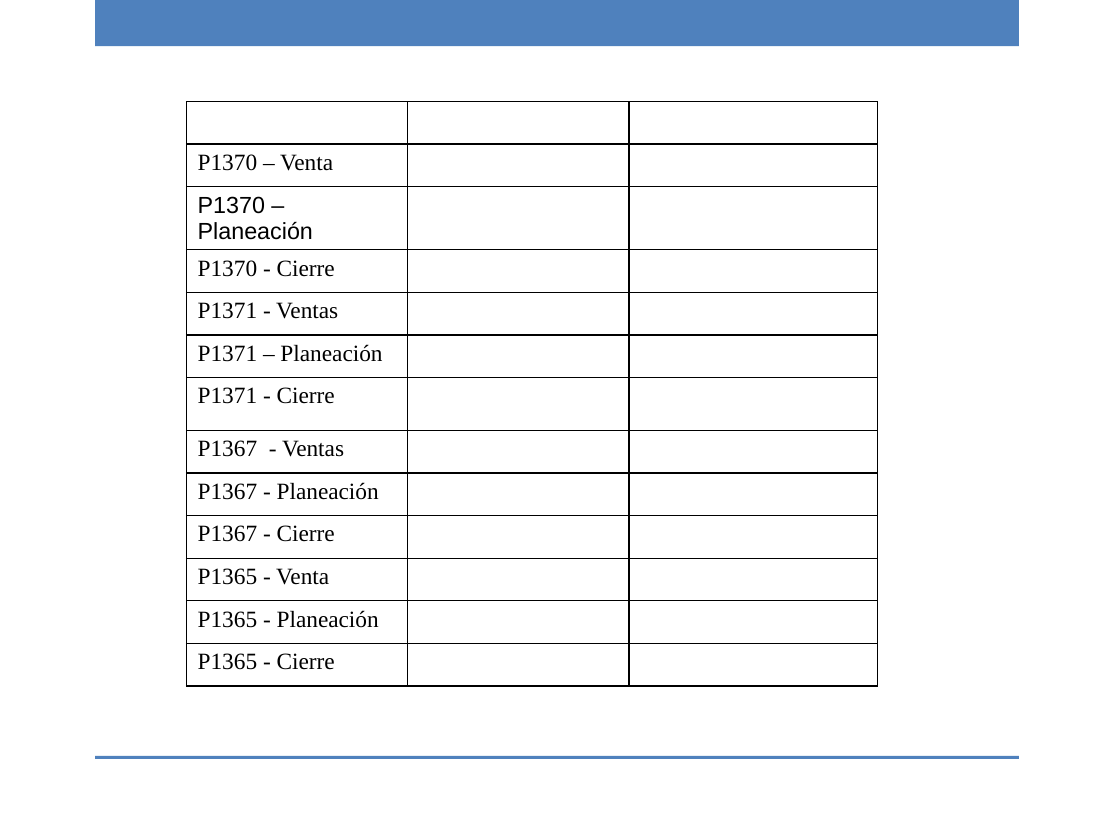
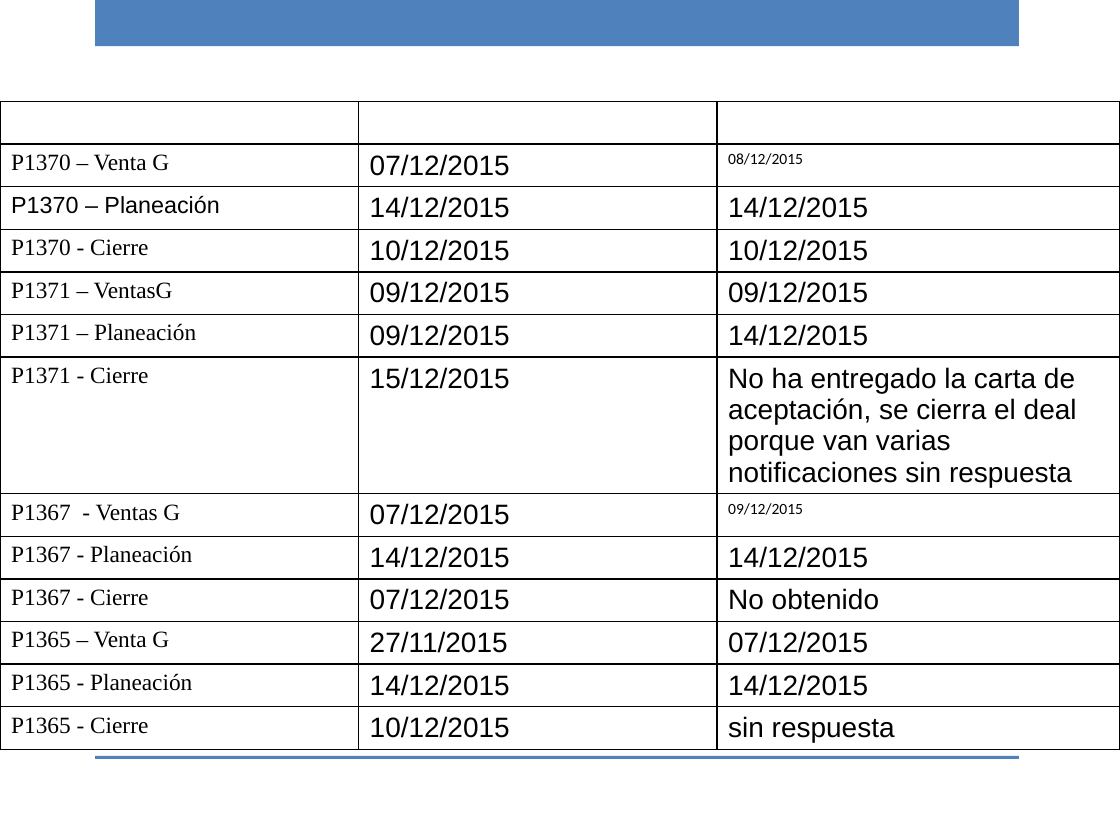
Before and after one commit to ricardo-novelasos/SOSQTP, a slide deck: slide 4 of Proyectos/2015/Métricas y monitoreo/Reporte_monitoreo_160105.pptx. Drawn at 1120x840 pixels with LibreOffice and Linux fonts; fonts in the diff are those of the drawing; background and template pictures are left out. Boxes give left, top, right and bottom in pixels: in the first picture for what was removed or moved away, otherwise in the second. Text is boxed around its words. In the diff, an @@ line names an element or a change of style, - is before the commit and + after.

```diff
--- a/Proyectos/2015/Métricas y monitoreo/Reporte_monitoreo_160105.pptx
+++ b/Proyectos/2015/Métricas y monitoreo/Reporte_monitoreo_160105.pptx
@@ table at [0,102,1120,781] @@
-row 2: P1370 – Venta |  | 
+row 2: P1370 – Venta G | 07/12/2015 | 08/12/2015
-row 3, column 2: 
+row 3, column 2: 14/12/2015
-row 3, column 3: 
+row 3, column 3: 14/12/2015
-row 4, column 2: 
+row 4, column 2: 10/12/2015
-row 4, column 3: 
+row 4, column 3: 10/12/2015
-row 5: P1371 - Ventas |  | 
+row 5: P1371 – VentasG | 09/12/2015 | 09/12/2015
-row 6, column 2: 
+row 6, column 2: 09/12/2015
-row 6, column 3: 
+row 6, column 3: 14/12/2015
-row 7, column 2: 
+row 7, column 2: 15/12/2015
-row 7, column 3: 
+row 7, column 3: No ha entregado la carta de aceptación, se cierra el deal porque van varias notificaciones sin respuesta
-row 8: P1367 - Ventas |  | 
+row 8: P1367 - Ventas G | 07/12/2015 | 09/12/2015
-row 9, column 2: 
+row 9, column 2: 14/12/2015
-row 9, column 3: 
+row 9, column 3: 14/12/2015
-row 10, column 2: 
+row 10, column 2: 07/12/2015
-row 10, column 3: 
+row 10, column 3: No obtenido
-row 11: P1365 - Venta |  | 
+row 11: P1365 – Venta G | 27/11/2015 | 07/12/2015
-row 12, column 2: 
+row 12, column 2: 14/12/2015
-row 12, column 3: 
+row 12, column 3: 14/12/2015
-row 13, column 2: 
+row 13, column 2: 10/12/2015
-row 13, column 3: 
+row 13, column 3: sin respuesta
@@ table: place and size @@
-table at [186,102,878,831]
+table at [0,102,1120,781]
```
Also in this commit, not shown: 4 other slides changed, 1 other file.
